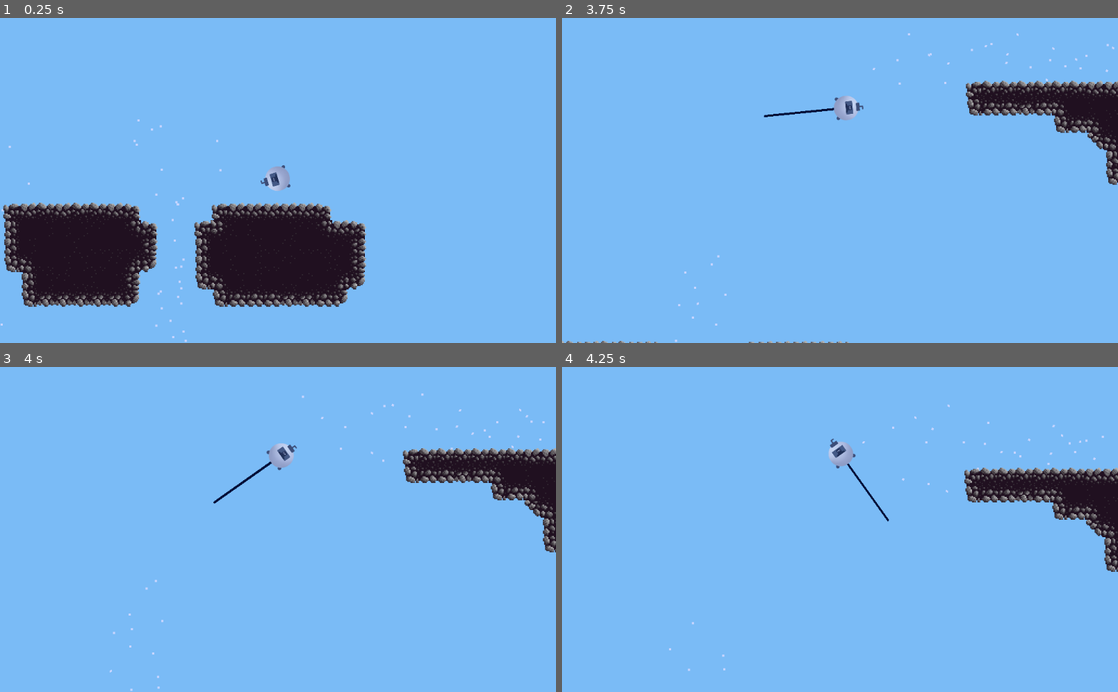
Above: before the commit, frames 1-4 (two rows, left to right).
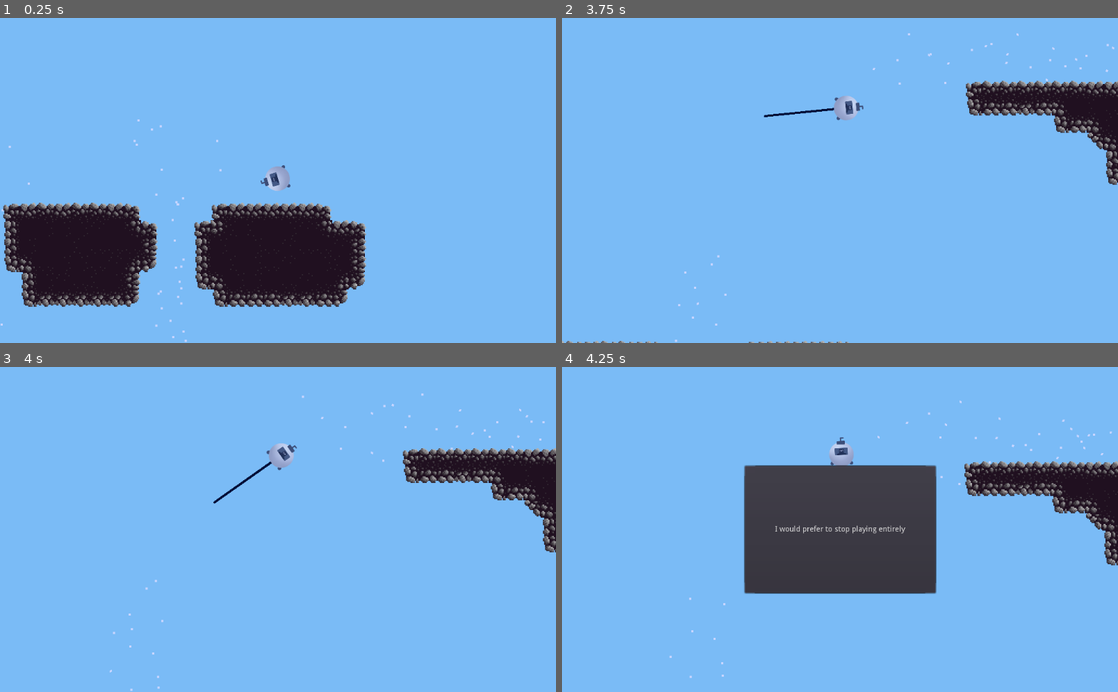
Above: after the commit, the same moments.

Repository: its-dlh/brackeys-2023.2
Game: Godot game, scene res://World/World.tscn
The game is run twice, just before and just after one commit, with the same random seed, the same clock (stepped at 60 frames per second) and the same inputs.
Inputs (mouse positions are in pixels of both pictures, inside the frame that each line leads up to):
- Up to frame 1 (0.25 s): no input
- Up to frame 2 (3.75 s): tap Enter at 0.5 s; move the mouse to (962, 164) at 0.52 s; click (962, 164) at 0.67 s; move the mouse to (728, 196) at 1.27 s; click (728, 196) at 1.42 s; move the mouse to (895, 109) at 2.02 s; click (895, 109) at 2.17 s; move the mouse to (812, 245) at 2.77 s; click (812, 245) at 2.92 s; move the mouse to (1006, 229) at 3.52 s; click (1006, 229) at 3.67 s
- Up to frame 3 (4 s): no input
- Up to frame 4 (4.25 s): tap Escape at 4.15 s

Frames 1-3 are identical in both runs. In frame 4, 17% of the frame differs, in the area x 19-100%, y 10-96%.

Commit message:
pause kinda works

Diff:
--- /dev/null
+++ b/Pause.gd
@@ -0,0 +1,26 @@
+extends CanvasLayer
+
+onready var panel = $PopupPanel
+
+# Called when the node enters the scene tree for the first time.
+# func _ready():
+# 	panel.popup()
+
+
+# Called every frame. 'delta' is the elapsed time since the previous frame.
+#func _process(delta):
+#	pass
+
+
+func _on_Unpause_pressed():
+	get_tree().paused = false
+	panel.hide()
+
+
+func _on_Quit_pressed():
+	get_tree().quit()
+
+func _input(event):
+	if event is InputEventKey and event.pressed and event.scancode == KEY_ESCAPE:
+		panel.show()
+		get_tree().paused = true
--- /dev/null
+++ b/Pause.tscn
@@ -0,0 +1,58 @@
+[gd_scene load_steps=3 format=2]
+
+[ext_resource path="res://Pause.gd" type="Script" id=1]
+
+[sub_resource type="StyleBoxFlat" id=3]
+bg_color = Color( 0, 0, 0, 1 )
+corner_radius_top_left = 20
+corner_radius_top_right = 20
+corner_radius_bottom_right = 20
+corner_radius_bottom_left = 20
+
+[node name="Pause" type="CanvasLayer"]
+pause_mode = 2
+script = ExtResource( 1 )
+
+[node name="PopupPanel" type="PopupPanel" parent="."]
+pause_mode = 2
+visible = true
+anchor_left = 0.5
+anchor_top = 0.5
+anchor_right = 0.5
+anchor_bottom = 0.5
+margin_left = -175.5
+margin_top = -117.0
+margin_right = 175.5
+margin_bottom = 117.0
+custom_styles/panel = SubResource( 3 )
+
+[node name="Label" type="Label" parent="PopupPanel"]
+margin_left = 20.5
+margin_top = 32.0
+margin_right = 294.5
+margin_bottom = 94.0
+text = "You have pressed the escape button to pause the game."
+autowrap = true
+
+[node name="Unpause" type="Button" parent="PopupPanel"]
+anchor_top = 0.5
+anchor_right = 1.0
+anchor_bottom = 0.5
+margin_left = 16.5
+margin_top = -34.0
+margin_right = -16.5
+margin_bottom = 20.0
+text = "I don't want to be paused any longer"
+
+[node name="Quit" type="Button" parent="PopupPanel"]
+anchor_top = 0.5
+anchor_right = 1.0
+anchor_bottom = 0.5
+margin_left = 16.5
+margin_top = 33.0
+margin_right = -16.5
+margin_bottom = 86.0
+text = "I would prefer to stop playing entirely"
+
+[connection signal="pressed" from="PopupPanel/Unpause" to="." method="_on_Unpause_pressed"]
+[connection signal="pressed" from="PopupPanel/Quit" to="." method="_on_Quit_pressed"]
--- a/World/World.tscn
+++ b/World/World.tscn
@@ -1,9 +1,10 @@
-[gd_scene load_steps=9 format=2]
+[gd_scene load_steps=10 format=2]
 
 [ext_resource path="res://Player/Player.tscn" type="PackedScene" id=1]
 [ext_resource path="res://World/cavern-terrain-tileset.tres" type="TileSet" id=2]
 [ext_resource path="res://Player/ShittyPlayer.tscn" type="PackedScene" id=3]
 [ext_resource path="res://World/JetStream.tscn" type="PackedScene" id=4]
+[ext_resource path="res://Pause.tscn" type="PackedScene" id=5]
 
 [sub_resource type="RectangleShape2D" id=1]
 extents = Vector2( 100000, 100000 )
@@ -109,24 +110,22 @@
 [node name="IntroStream" parent="JetStreams" instance=ExtResource( 4 )]
 position = Vector2( 961, 1347 )
 rotation = -0.632212
-scale = Vector2( 1, 1 )
 gravity_vec = Vector2( -0.5, -0.5 )
 
 [node name="TripletsStream1" parent="JetStreams" instance=ExtResource( 4 )]
 position = Vector2( 1151, 1828 )
 rotation = -0.00360572
-scale = Vector2( 1, 1 )
 
 [node name="TripletsStream2" parent="JetStreams" instance=ExtResource( 4 )]
 position = Vector2( 1502, 1829 )
 rotation = -0.00360572
-scale = Vector2( 1, 1 )
 
 [node name="CrescentTop" parent="JetStreams" instance=ExtResource( 4 )]
 position = Vector2( 2261, 1095 )
 rotation = -1.50265
-scale = Vector2( 1, 1 )
 gravity_vec = Vector2( -1, 0 )
 
 [node name="SquareStream" parent="JetStreams" instance=ExtResource( 4 )]
 position = Vector2( 3332, 3933 )
+
+[node name="Pause" parent="." instance=ExtResource( 5 )]
--- a/project.godot
+++ b/project.godot
@@ -22,6 +22,14 @@
 
 common/drop_mouse_on_gui_input_disabled=true
 
+[input]
+
+ui_pause={
+"deadzone": 0.5,
+"events": [ Object(InputEventKey,"resource_local_to_scene":false,"resource_name":"","device":0,"alt":false,"shift":false,"control":false,"meta":false,"command":false,"pressed":false,"scancode":16777217,"physical_scancode":0,"unicode":0,"echo":false,"script":null)
+ ]
+}
+
 [physics]
 
 common/enable_pause_aware_picking=true
